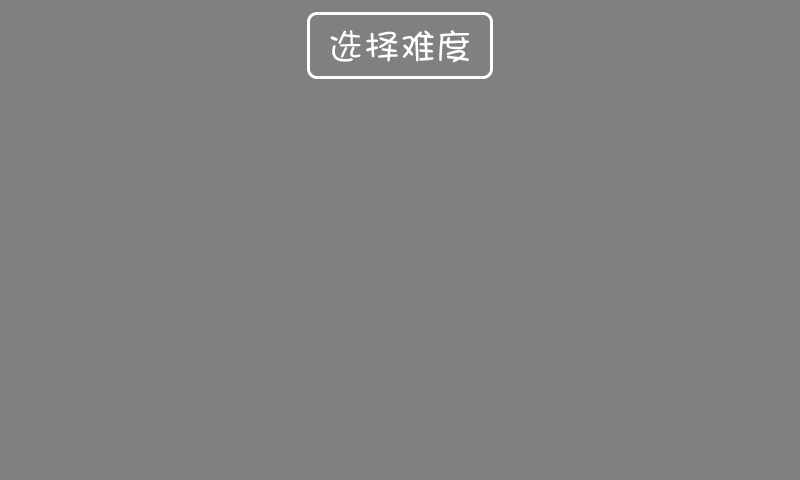
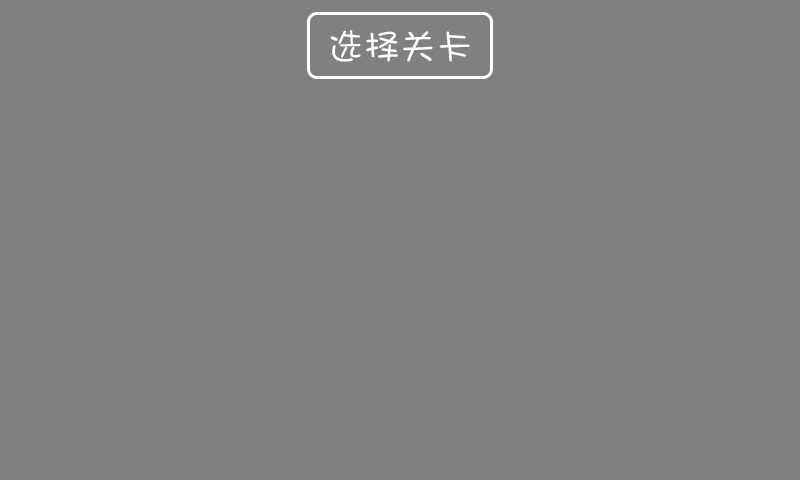
Revision of a layered 800×480 image; what changed, layer by layer:
renamed "选择难度" to "选择关卡", painted on it over bbox(402, 30, 470, 63)
